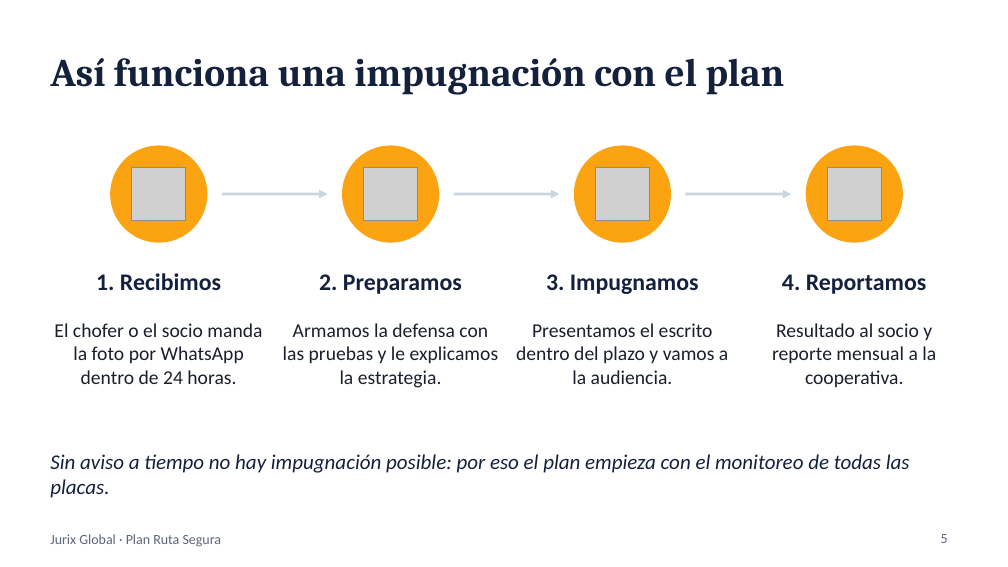
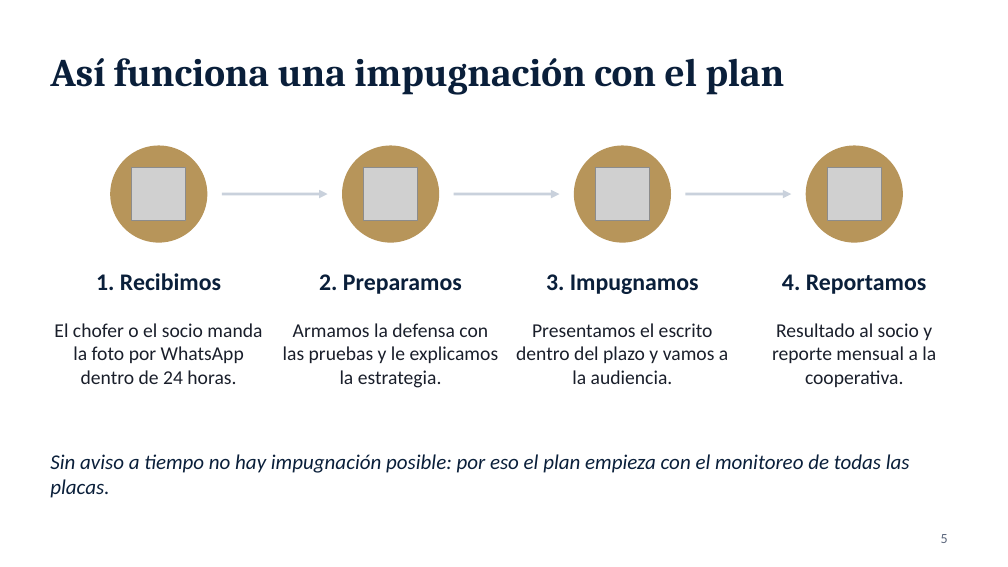
Before and after one commit to fernandotufino1983-arch/Almacenamiento-claude, a slide deck: slide 5 of jurix-global/presentacion-plan-ruta-segura-version-b.pptx. Drawn at 1008x567 pixels with LibreOffice and Linux fonts; fonts in the diff are those of the drawing; grey boxes stand for pictures; background and template pictures are left out. Boxes give left, top, right and bottom in pixels: in the first picture for what was removed or moved away, otherwise in the second. Text is boxed around its words. In the diff, an @@ line names an element or a change of style, - is before the commit and + after.

```diff
--- a/jurix-global/presentacion-plan-ruta-segura-version-b.pptx
+++ b/jurix-global/presentacion-plan-ruta-segura-version-b.pptx
@@ fill #FCA311 to #B7955A; outline #FCA311 1 pt to #B7955A 1 pt in 4 elements at (111,146,207,242), (343,146,438,242), (575,146,670,242), (806,146,902,242) @@
@@ text removed at (50,534,222,547) @@
-Jurix Global · Plan Ruta Segura
```
Also in this commit, not shown: 10 other slides changed, 5 other files.
